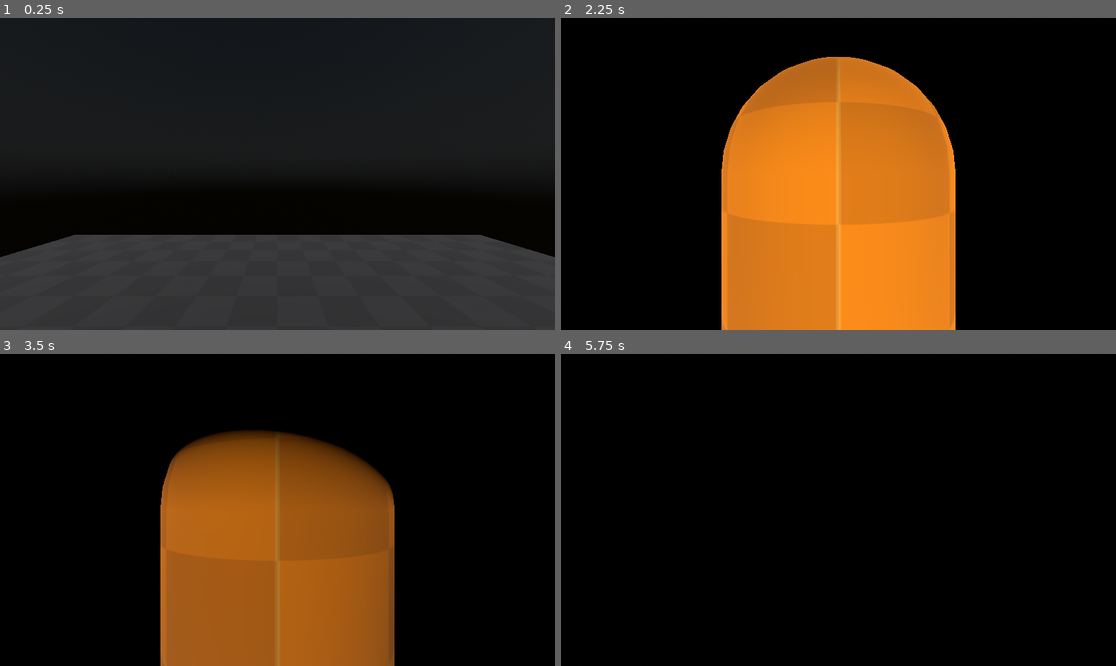
Above: before the commit, frames 1-4 (two rows, left to right).
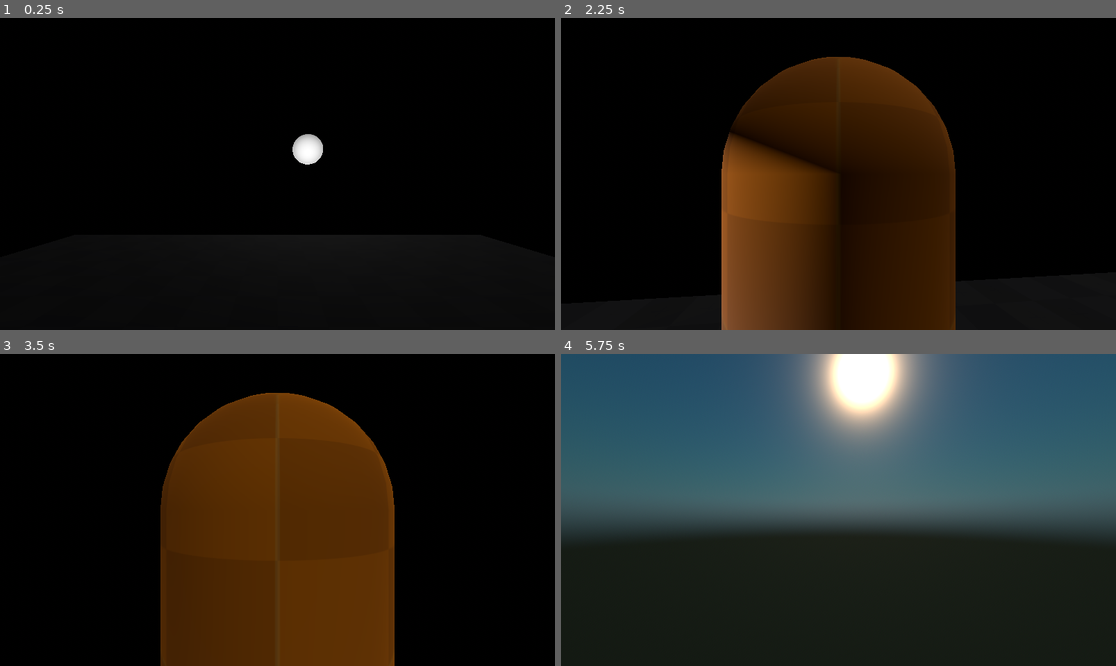
Above: after the commit, the same moments.

Repository: FroggLeo/driving-game
Game: Godot game, scene res://world.tscn
The game is run twice, just before and just after one commit, with the same random seed, the same clock (stepped at 60 frames per second) and the same inputs.
Inputs (mouse positions are in pixels of both pictures, inside the frame that each line leads up to):
- Up to frame 1 (0.25 s): no input
- Up to frame 2 (2.25 s): tap Enter at 0.5 s; move the mouse to (866, 174) at 0.52 s; hold Right mouse button (move_camera) 0.53-1.28 s; hold W (move_forward) from 0.53 s (still down); tap Space (jump) at 0.77, 1.52 s; move the mouse to (810, 174) at 1.27 s; tap Mouse wheel up (zoom_in) at 1.35 s; move the mouse to (849, 167) at 2.02 s; hold Mouse wheel down (zoom_out) from 2.03 s (still down)
- Up to frame 3 (3.5 s): keep holding W (move_forward); move the mouse to (249, 572) at 2.77 s; release Mouse wheel down (zoom_out) at 2.78 s; tap Alt at 2.85 s; tap Space (jump) at 3.02 s
- Up to frame 4 (5.75 s): move the mouse to (1005, 556) at 3.52 s; release W (move_forward) at 3.53 s; hold A (move_left) 3.53-5.03 s; tap Shift at 3.6 s; tap Space (jump) at 3.77, 4.52 s; move the mouse to (672, 463) at 4.27 s; right-click (672, 463) at 4.35 s; move the mouse to (866, 510) at 5.02 s; hold S (move_back) from 5.03 s (still down); hold Mouse wheel up (zoom_in) from 5.03 s (still down)

The runs differ from the first frame. In frame 1, 76% of the frame differs, in the area x 0-100%, y 0-100%; in frame 2, 34%; in frame 3, 32%; in frame 4, 100%.

Commit message:
add physical sky shader and adjust values

Diff:
--- a/godot_project/environment/sky.tscn
+++ b/godot_project/environment/sky.tscn
@@ -1,11 +1,10 @@
 [gd_scene load_steps=9 format=3 uid="uid://cmvvu0pixwdta"]
 
+[ext_resource type="Material" uid="uid://bkvdhlri11df5" path="res://environment/sky_shader.tres" id="1_t5sdn"]
 [ext_resource type="Script" uid="uid://bhq4nv4os3os0" path="res://environment/sky.gd" id="2_dptxg"]
 
-[sub_resource type="PhysicalSkyMaterial" id="PhysicalSkyMaterial_vlds3"]
-
 [sub_resource type="Sky" id="Sky_t5sdn"]
-sky_material = SubResource("PhysicalSkyMaterial_vlds3")
+sky_material = ExtResource("1_t5sdn")
 
 [sub_resource type="Environment" id="Environment_rdg10"]
 background_mode = 2
@@ -28,6 +27,7 @@
 script = ExtResource("2_dptxg")
 
 [node name="sun_tilt" type="Node3D" parent="."]
+transform = Transform3D(1, 0, 0, 0, -0.1414715, 0.9899423, 0, -0.9899423, -0.1414715, 0, 0, 0)
 
 [node name="sun" type="Node3D" parent="sun_tilt"]
 
@@ -39,6 +39,7 @@
 mesh = SubResource("SphereMesh_gr5xt")
 
 [node name="moon_tilt" type="Node3D" parent="."]
+transform = Transform3D(1, 0, 0, 0, -0.79457366, 0.6071678, 0, -0.6071678, -0.79457366, 0, 0, 0)
 
 [node name="moon" type="Node3D" parent="moon_tilt"]
 
--- /dev/null
+++ b/godot_project/environment/sky_noise.tres
@@ -0,0 +1,18 @@
+[gd_resource type="NoiseTexture2D" load_steps=3 format=3 uid="uid://bew73bb24uw7m"]
+
+[sub_resource type="Gradient" id="Gradient_vlds3"]
+
+[sub_resource type="FastNoiseLite" id="FastNoiseLite_t5sdn"]
+seed = 34544
+frequency = 0.007
+domain_warp_enabled = true
+domain_warp_amplitude = 20.0
+domain_warp_frequency = 0.06
+domain_warp_fractal_octaves = 3
+
+[resource]
+width = 1024
+height = 1024
+noise = SubResource("FastNoiseLite_t5sdn")
+color_ramp = SubResource("Gradient_vlds3")
+seamless = true
--- /dev/null
+++ b/godot_project/environment/sky_shader.tres
@@ -0,0 +1,9 @@
+[gd_resource type="PhysicalSkyMaterial" format=3 uid="uid://bkvdhlri11df5"]
+
+[resource]
+rayleigh_color = Color(0.0806, 0.26938996, 0.62, 1)
+mie_coefficient = 0.02
+mie_eccentricity = 0.95
+mie_color = Color(1, 0.5388553, 0.42263678, 1)
+turbidity = 2.2
+energy_multiplier = 3.0
--- a/godot_project/world.tscn
+++ b/godot_project/world.tscn
@@ -19,6 +19,11 @@
 
 [node name="World" type="Node3D"]
 
+[node name="sky" parent="." instance=ExtResource("3_tlwt5")]
+time = 0.78
+year_time = 0.32
+moon_season = 0.01
+
 [node name="floor" type="StaticBody3D" parent="."]
 transform = Transform3D(-4.371139e-08, 0, -1, 0, 1, 0, 1, 0, -4.371139e-08, 0, 1, 0)
 physics_material_override = SubResource("PhysicsMaterial_gv5m4")
@@ -35,9 +40,3 @@
 
 [node name="CharacterBody3D" parent="." instance=ExtResource("1_f3sb7")]
 transform = Transform3D(-4.371139e-08, 0, -1, 0, 1, 0, 1, 0, -4.371139e-08, 0, -0.5, 0)
-
-[node name="sky" parent="." instance=ExtResource("3_tlwt5")]
-time = 0.583
-moon_time = 0.6595336192090081
-year_time = 0.5266286200000139
-moon_season = 0.361
